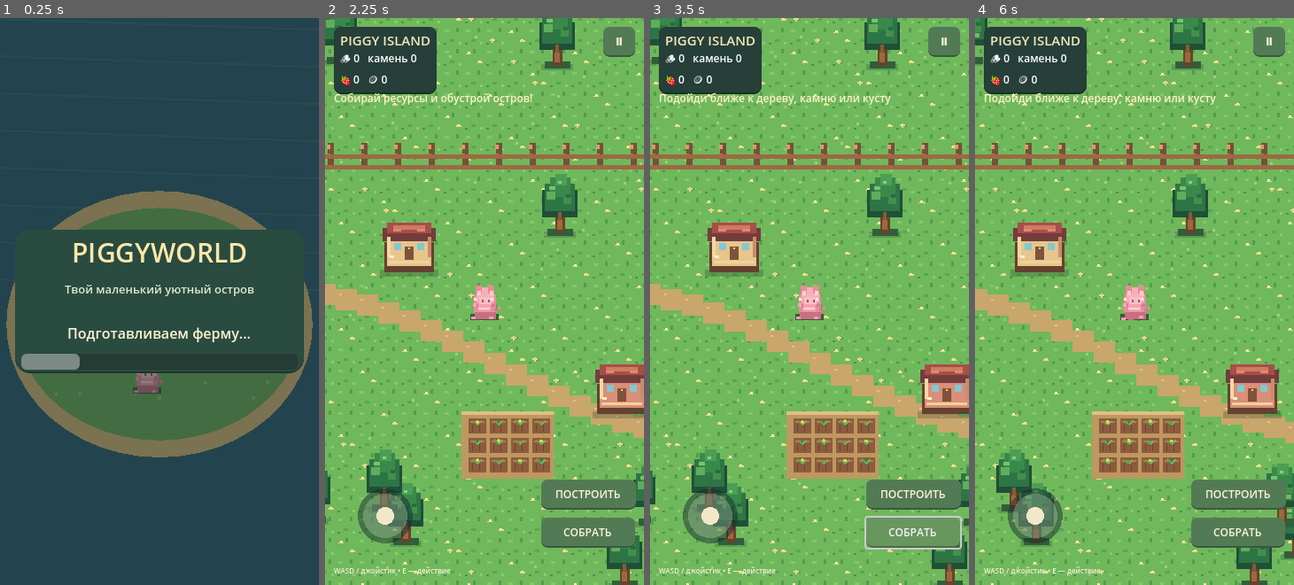
Above: before the commit, frames 1-4 (left to right).
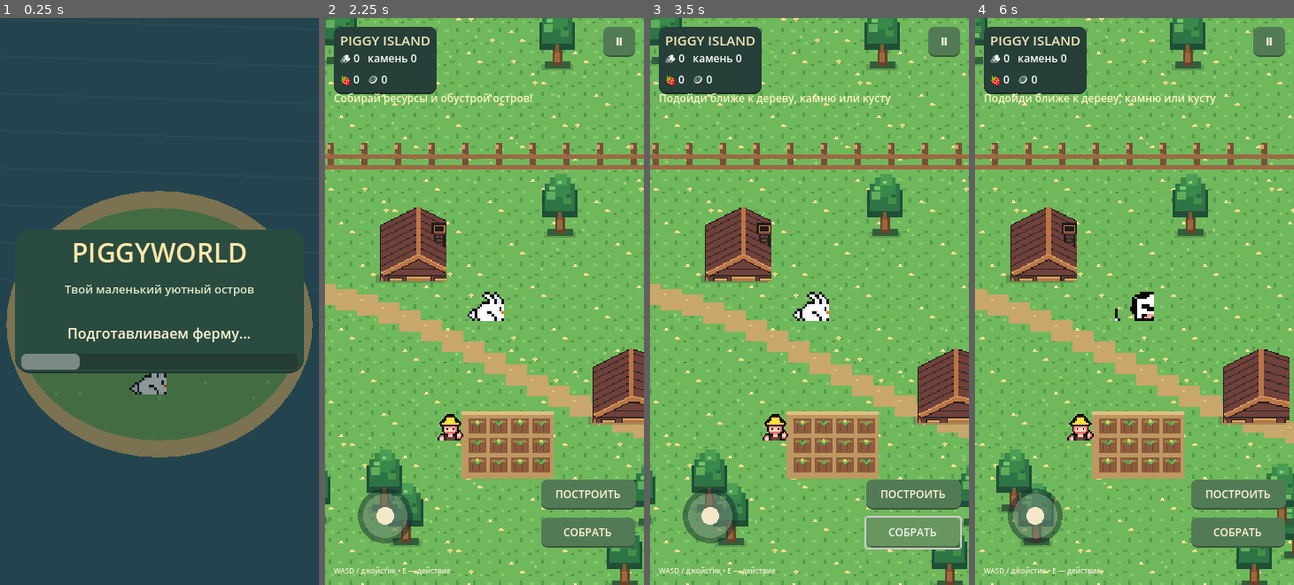
Above: after the commit, the same moments.

Repository: ygydygy228/PiggyWorld
Game: Godot game, scene res://main.tscn
The game is run twice, just before and just after one commit, with the same random seed, the same clock (stepped at 60 frames per second) and the same inputs.
Inputs (mouse positions are in pixels of both pictures, inside the frame that each line leads up to):
- Up to frame 1 (0.25 s): no input
- Up to frame 2 (2.25 s): tap Enter at 0.5 s; move the mouse to (554, 273) at 0.52 s; hold D (move_right) 0.53-1.25 s; tap E at 0.6 s; click (554, 273) at 0.67 s; drag from (420, 329) to (468, 414) at 1.27 s; click "НОВАЯ ИГРА" at 2 s
- Up to frame 3 (3.5 s): click "СОБРАТЬ" at 2.75 s
- Up to frame 4 (6 s): click "ПОСТРОИТЬ" at 3.5 s; click "Ⅱ" at 4.25 s; click "ПРОДОЛЖИТЬ" at 5 s; tap Space at 5.75 s; move the mouse to (1166, 176) at 5.77 s; hold D (move_right) from 5.78 s (still down); tap E at 5.85 s

The runs differ from the first frame. In frame 1, 0.4% of the frame differs, in the area x 40-53%, y 62-67%; in frame 2, 4.5%; in frame 3, 4.5%; in frame 4, 5.1%, in the area x 9-99%, y 33-75%.

Commit message:
Integrate Mini Farm character, animal and house sprites

Diff:
--- a/game.gd
+++ b/game.gd
@@ -24,6 +24,10 @@
 var action_button: Button
 var save_timer: float = 0.0
 var atlas_texture: Texture2D
+var player_texture: Texture2D
+var animals_texture: Texture2D
+var houses_texture: Texture2D
+var tiles_texture: Texture2D
 var game_state: String = "loading"
 var game_ui_layer: CanvasLayer
 var menu_layer: CanvasLayer
@@ -32,6 +36,10 @@
 func _ready() -> void:
     _configure_pixel_view()
     atlas_texture = load("res://assets/farm_atlas.svg") as Texture2D
+    player_texture = load("res://assets/player.png") as Texture2D
+    animals_texture = load("res://assets/animals.png") as Texture2D
+    houses_texture = load("res://assets/houses_furnitures.png") as Texture2D
+    tiles_texture = load("res://assets/tileset.png") as Texture2D
     _load_game()
     if world_objects.is_empty():
         _generate_world()
@@ -164,6 +172,9 @@
             "house":
                 _draw_house(screen_pos, int(item["variant"]))
     _draw_pig(view_size * 0.5)
+    var farmer_screen: Vector2 = Vector2(-42, 145) - camera_offset
+    if farmer_screen.x > -40 and farmer_screen.x < view_size.x + 40 and farmer_screen.y > -40 and farmer_screen.y < view_size.y + 40:
+        _draw_farmer(farmer_screen)
     _draw_joystick()
 
 func _draw_water(camera_offset: Vector2) -> void:
@@ -240,6 +251,11 @@
     draw_rect(Rect2(p + Vector2(-3, -12), Vector2(8, 3)), Color("#76b95a"))
 
 func _draw_house(p: Vector2, variant: int) -> void:
+    if houses_texture != null:
+        draw_rect(Rect2(p + Vector2(-38, 25), Vector2(76, 9)), Color(0.12, 0.2, 0.14, 0.24))
+        var house_source := Rect2(Vector2(0, 16), Vector2(64, 64)) if variant == 0 else Rect2(Vector2(0, 112), Vector2(64, 64))
+        draw_texture_rect_region(houses_texture, Rect2(p + Vector2(-42, -52), Vector2(84, 84)), house_source)
+        return
     draw_rect(Rect2(p + Vector2(-33, 19), Vector2(66, 8)), Color(0.12, 0.2, 0.14, 0.24))
     var wall: Color = Color("#e8c58a") if variant == 0 else Color("#d98f78")
     draw_rect(Rect2(p + Vector2(-28, -12), Vector2(56, 34)), Color("#65412f"))
@@ -259,6 +275,10 @@
     draw_rect(Rect2(p + Vector2(-22, 3), Vector2(5, 3)), Color("#fff0c9"))
 
 func _draw_pig(center: Vector2) -> void:
+    if animals_texture != null:
+        var frame_x: float = 17.0 if move_vector.length() > 0.08 or move_target.x > -9000 else 0.0
+        draw_texture_rect_region(animals_texture, Rect2(center + Vector2(-22, -22), Vector2(44, 44)), Rect2(Vector2(frame_x, 0), Vector2(16, 16)))
+        return
     var step: int = 1 if move_vector.length() > 0.08 or move_target.x > -9000 else 0
     var leg_shift: int = int(sin(animation_time * 13.0) * 3.0) if step == 1 else 0
     draw_rect(Rect2(center + Vector2(-16, 14), Vector2(32, 7)), Color("#355b3d"))
@@ -285,6 +305,13 @@
     draw_rect(Rect2(center + Vector2(5, 17 - leg_shift), Vector2(5, 3)), Color("#f1a0ad"))
     draw_rect(Rect2(center + Vector2(11, 8), Vector2(5, 3)), Color("#d8798a"))
     draw_rect(Rect2(center + Vector2(15, 6), Vector2(3, 3)), Color("#e78e9f"))
+
+
+func _draw_farmer(p: Vector2) -> void:
+    if player_texture == null:
+        return
+    var frame := Rect2(Vector2(0, 0), Vector2(21, 18))
+    draw_texture_rect_region(player_texture, Rect2(p + Vector2(-18, -24), Vector2(36, 36)), frame)
 
 func _draw_farm_patch(camera_offset: Vector2) -> void:
     var origin := Vector2(-18, 132) - camera_offset
